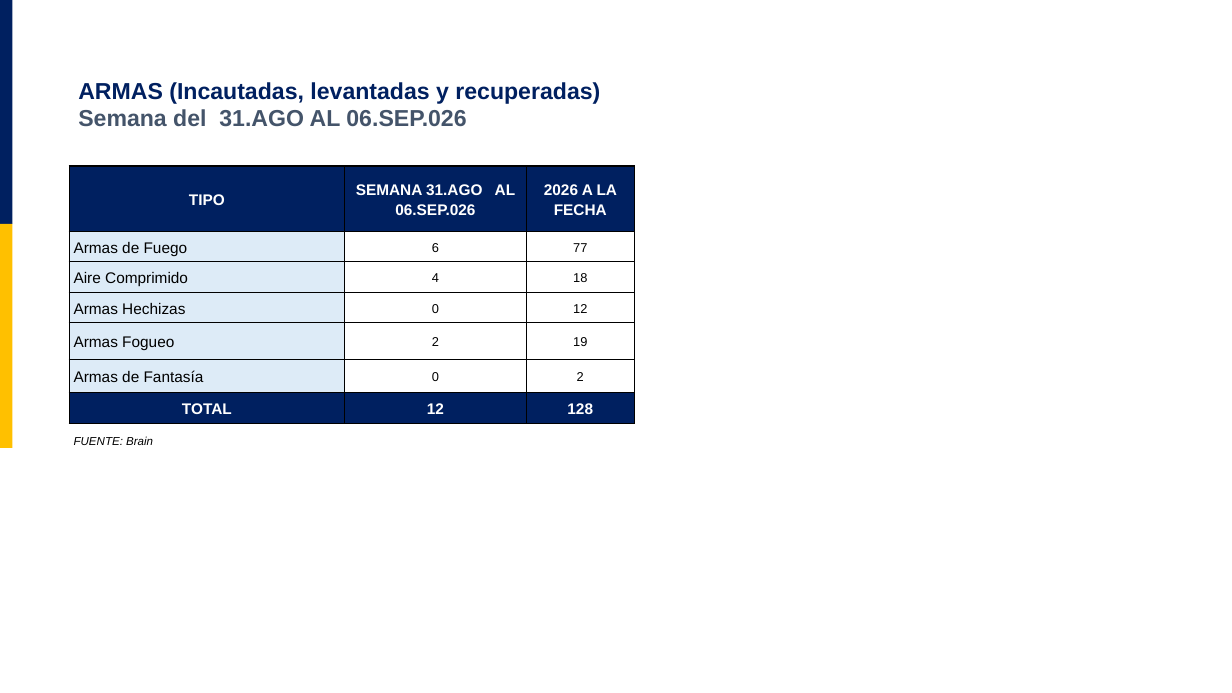
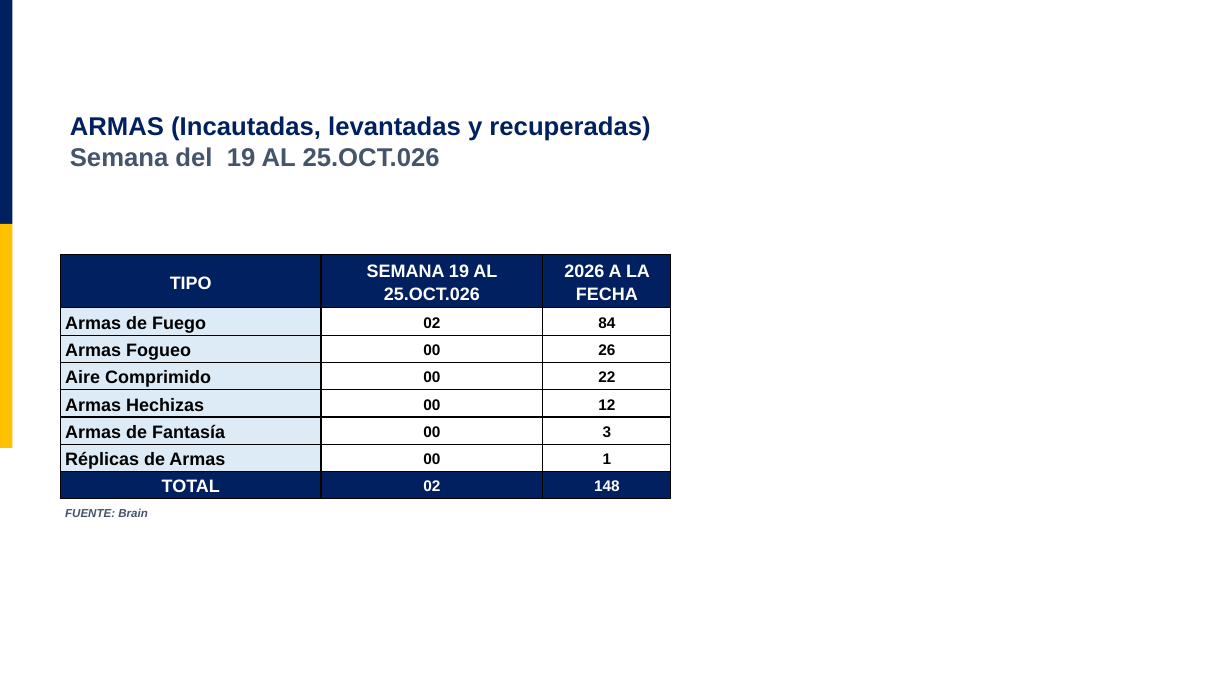
Before and after one commit to BtaGames022/ProyectAuto, a slide deck: slide 2 of comite-policial/plantillas/plantilla_comite.pptx. Drawn at 1232x693 pixels with LibreOffice and Linux fonts; fonts in the diff are those of the drawing; background and template pictures are left out. Boxes give left, top, right and bottom in pixels: in the first picture for what was removed or moved away, otherwise in the second. Text is boxed around its words. In the diff, an @@ line names an element or a change of style, - is before the commit and + after.

```diff
--- a/comite-policial/plantillas/plantilla_comite.pptx
+++ b/comite-policial/plantillas/plantilla_comite.pptx
@@ text "ARMAS (Incautadas, levantadas y recuperadas)": place and size @@
-text "ARMAS (Incautadas, levantadas y recuperadas)" at <box>78,82,600,127</box>
+text "ARMAS (Incautadas, levantadas y recuperadas)" at <box>70,116,650,167</box>
@@ text at <box>70,116,650,141</box>: size 18 to 20 pt in "ARMAS (Incautadas, levantadas y recuperadas)" @@
@@ text at <box>70,147,440,167</box>: text changed; size 18 to 20 pt @@
-Semana del 31.AGO AL 06.SEP.026
+Semana del 19 AL 25.OCT.026
@@ table at <box>61,255,672,527</box> @@
-row 1: TIPO | SEMANA 31.AGO AL 06.SEP.026 | 2026 A LA FECHA
-row 2: Armas de Fuego | 6 | 77
-row 3: Aire Comprimido | 4 | 18
-row 4: Armas Hechizas | 0 | 12
-row 5: Armas Fogueo | 2 | 19
-row 6: Armas de Fantasía | 0 | 2
-row 7: TOTAL | 12 | 128
+row 1: TIPO | SEMANA 19 AL 25.OCT.026 | 2026 A LA FECHA
+row 2: Armas de Fuego | 02 | 84
+row 3: Armas Fogueo | 00 | 26
+row 4: Aire Comprimido | 00 | 22
+row 5: Armas Hechizas | 00 | 12
+row 6: Armas de Fantasía | 00 | 3
+row 7: Réplicas de Armas | 00 | 1
+row 8: TOTAL | 02 | 148
@@ table: place and size @@
-table at <box>69,166,634,457</box>
+table at <box>61,255,672,527</box>
```
Also in this commit, not shown: 8 other slides changed, 1 slide added, 14 other files.
